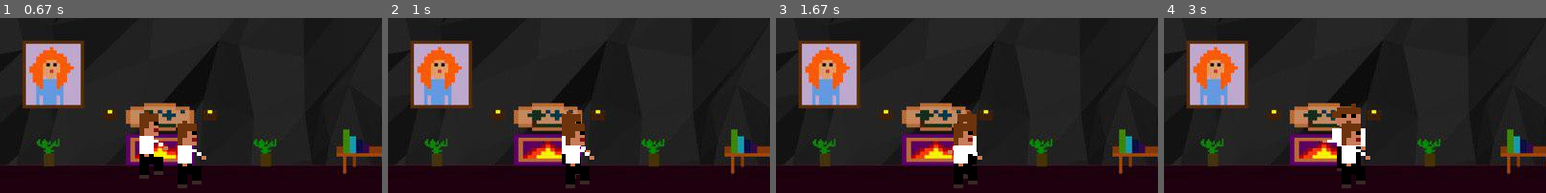
Above: before the commit, frames 1-4 (left to right).
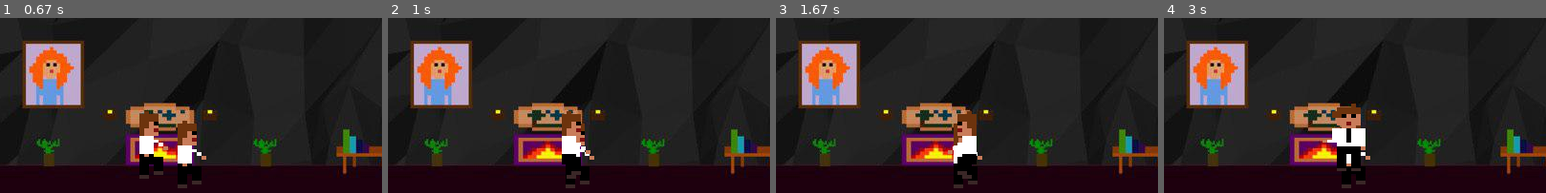
Above: after the commit, the same moments.

Repository: maksimvrs/SawGame
Game: pygame game, started from app.py
The game is run twice, just before and just after one commit, with the same random seed, the same clock (stepped at 60 frames per second) and the same inputs.
Inputs:
- Up to frame 1 (0.67 s): hold Right from 0.33 s (still down)
- Up to frame 2 (1 s): release Right at 0.8 s; hold Right from 0.83 s (still down)
- Up to frame 3 (1.67 s): release Right at 1.3 s; hold Left from 1.33 s (still down)
- Up to frame 4 (3 s): release Left at 1.87 s; hold Left 1.9-2.3 s; hold Right 2.33-2.97 s
The pictures show only the part of the screen within x 25-75%, y 50-100%; the shares and areas given below are measured in that part.

Frame 1 is identical in both runs. In frame 2, 0.7% of the frame differs, in the area x 46-53%, y 59-92%; in frame 3, 0.6%; in frame 4, 1.0%, in the area x 46-52%, y 58-88%.

Commit message:
add objects collisions

Diff:
--- a/game.py
+++ b/game.py
@@ -19,6 +19,8 @@
 
 class Game():
 	def __init__(self):
+		self.scroll = 0
+
 		self.player = Player(WIN_WIDTH / 2, 360)
 
 		self.items = [Item(WIN_WIDTH / 2, 310)]
@@ -28,17 +30,19 @@
 
 	def loop(self, screen):
 		clock = pygame.time.Clock()
-		scroll = 0
 
 		while True:
-			bg.blit(images, (0 + scroll, 0))
+			bg.blit(images, (0 + self.scroll, 0))
+			for i in self.items:
+				i.update()
+				i.draw(bg, self.scroll)
 			screen.blit(bg, (0, 0))
 			screen.blit(enemy, (600, -50))
-			if (self.player.rect.x < 0 and scroll < 0):
-				scroll += 2
+			if (self.player.rect.x < 0 and self.scroll < 0):
+				self.scroll += 2
 
-			if (self.player.rect.x > 651 and scroll > -480):
-				scroll -= 2
+			if (self.player.rect.x > 651 and self.scroll > -480):
+				self.scroll -= 2
 
 			for e in pygame.event.get():
 				if e.type == pygame.QUIT:
@@ -68,13 +72,9 @@
 				#     up = False
 
 
-			self.player.update(self.left, self.right, self.items)
+			self.player.update(self.left, self.right, self.items, self.scroll)
 			self.player.draw(screen)
 			# self.TextObject.drow()
-
-			for i in self.items:
-				i.update()
-				i.draw(screen)
 
 			pygame.display.update()
 
--- a/objects/item.py
+++ b/objects/item.py
@@ -27,5 +27,5 @@
     def update(self):
         pass
 
-    def draw(self, screen):
-        screen.blit(self.image, (self.rect.x, self.rect.y))
+    def draw(self, screen, scroll):
+        screen.blit(self.image, (self.rect.x + scroll, self.rect.y))
--- a/objects/player.py
+++ b/objects/player.py
@@ -37,11 +37,11 @@
         self.rect = self.image.get_rect()
         self.rect.center = (self.startX, self.startY)
 
-    def update(self, left, right, items):
+    def update(self, left, right, items, scroll):
 
         for item in items:
-            if abs(item.rect.x - self.rect.x) < 60:
-                pass
+            if abs(item.rect.x + scroll - self.rect.x) < 60:
+                print('ok')
 
         if left:
             if (self.rect.x > 0):
